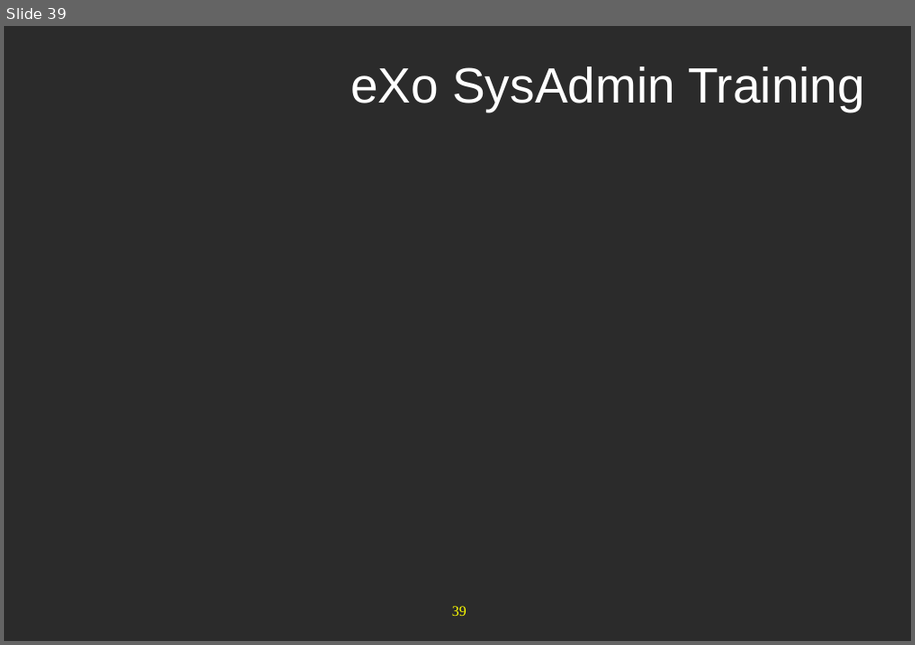
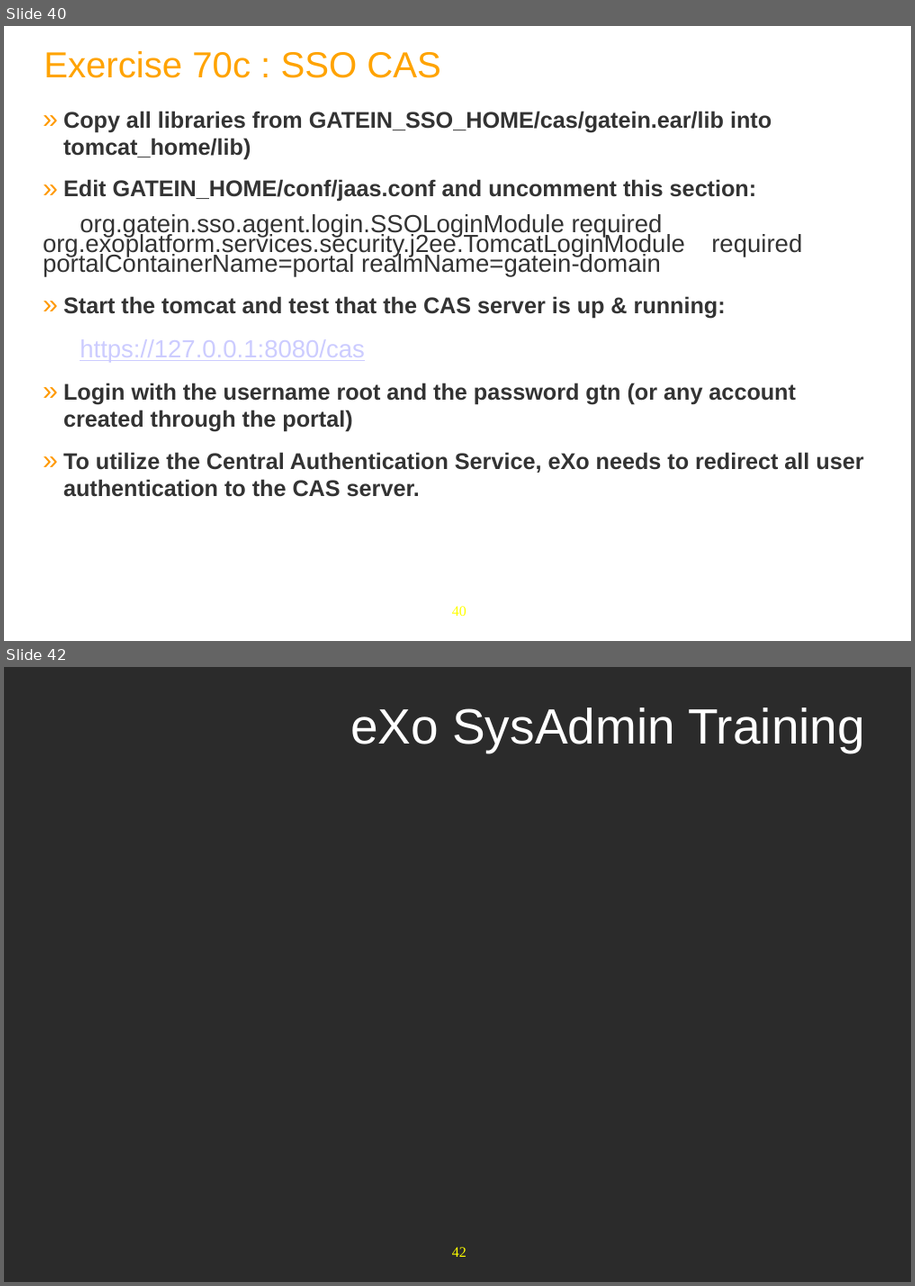
Before and after one commit to anhvurz90/training, a slide deck: exo-sysAdmin/970-LdapConfig-XSys.pptx. Shown one above the other, each under a label of ours: slide 39 before the commit, slides 40 and 42 after it; the slides between them are not shown. The pictures are 915x645 and 915x1286 pixels, drawn with LibreOffice and Linux fonts; fonts in the diff are those of the drawing; background and template pictures are left out; a plain dark background stands for a picture behind light text. Boxes give left, top, right and bottom in pixels: in the first picture for what was removed or moved away, otherwise in the second. Text is boxed around its words. In the diff, an @@ line names an element or a change of style, - is before the commit and + after.

```diff
--- a/exo-sysAdmin/970-LdapConfig-XSys.pptx
+++ b/exo-sysAdmin/970-LdapConfig-XSys.pptx
@@ slide 40 added at bbox=[4, 26, 911, 641], background #FFFFFF; not listed: 1 template element that a slide beside it also shows @@
@@ title added at bbox=[44, 51, 440, 78], 35 pt, text #FFA300 @@
+Exercise 70c : SSO CAS
@@ text added at bbox=[43, 111, 864, 497], 22 pt, text #333333, bold @@
+» Copy all libraries from GATEIN_SSO_HOME/cas/gatein.ear/lib into tomcat_home/lib)
+» Edit GATEIN_HOME/conf/jaas.conf and uncomment this section:
+org.gatein.sso.agent.login.SSOLoginModule required org.exoplatform.services.security.j2ee.TomcatLoginModule required portalContainerName=portal realmName=gatein-domain
+» Start the tomcat and test that the CAS server is up & running:
+https://127.0.0.1:8080/cas
+» Login with the username root and the password gtn (or any account created through the portal)
+» To utilize the Central Authentication Service, eXo needs to redirect all user authentication to the CAS server.
@@ what was slide 39 is now slide 42 @@
@@ page number at bbox=[452, 1247, 467, 1257]: text changed @@
-39
+42
```
Also in this commit, not shown: 2 slides changed, 2 other slides added.
